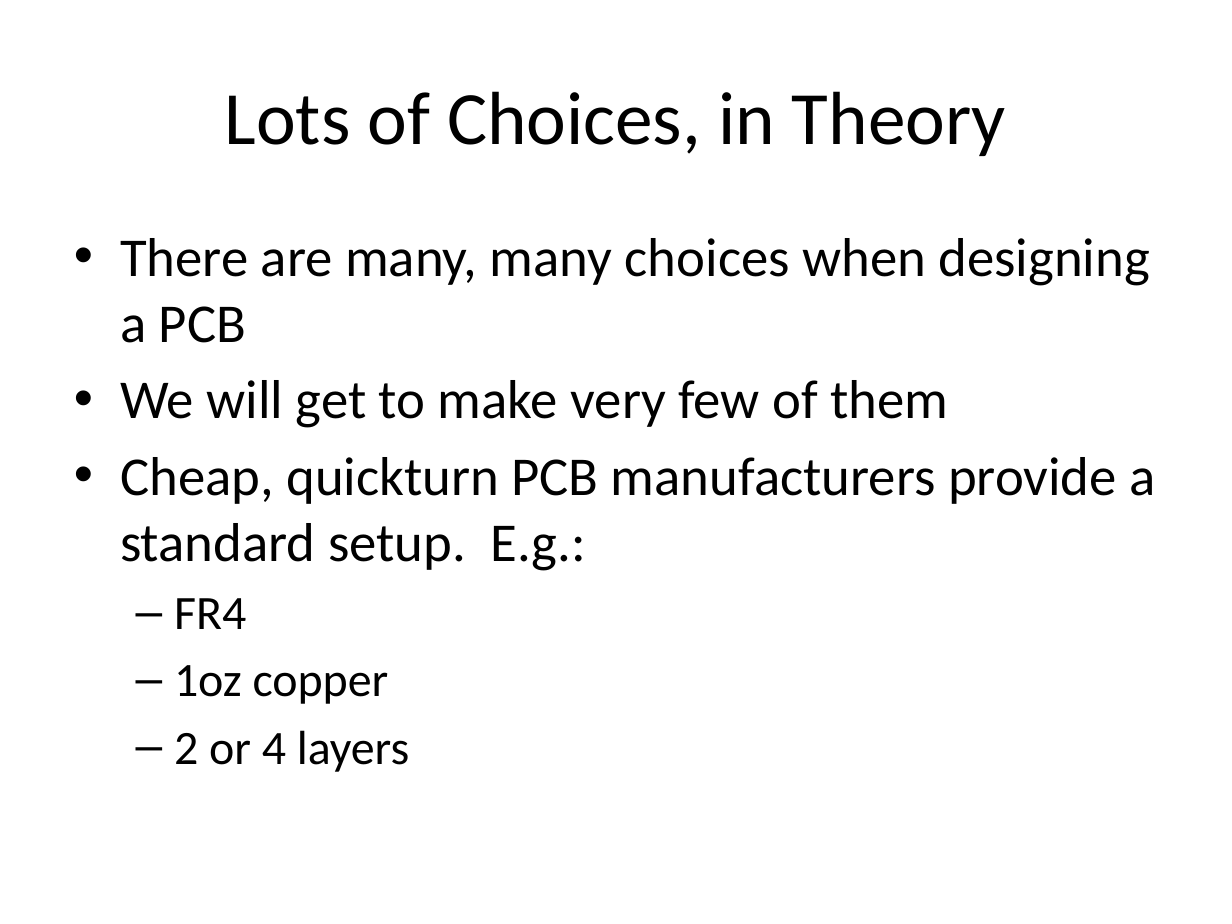
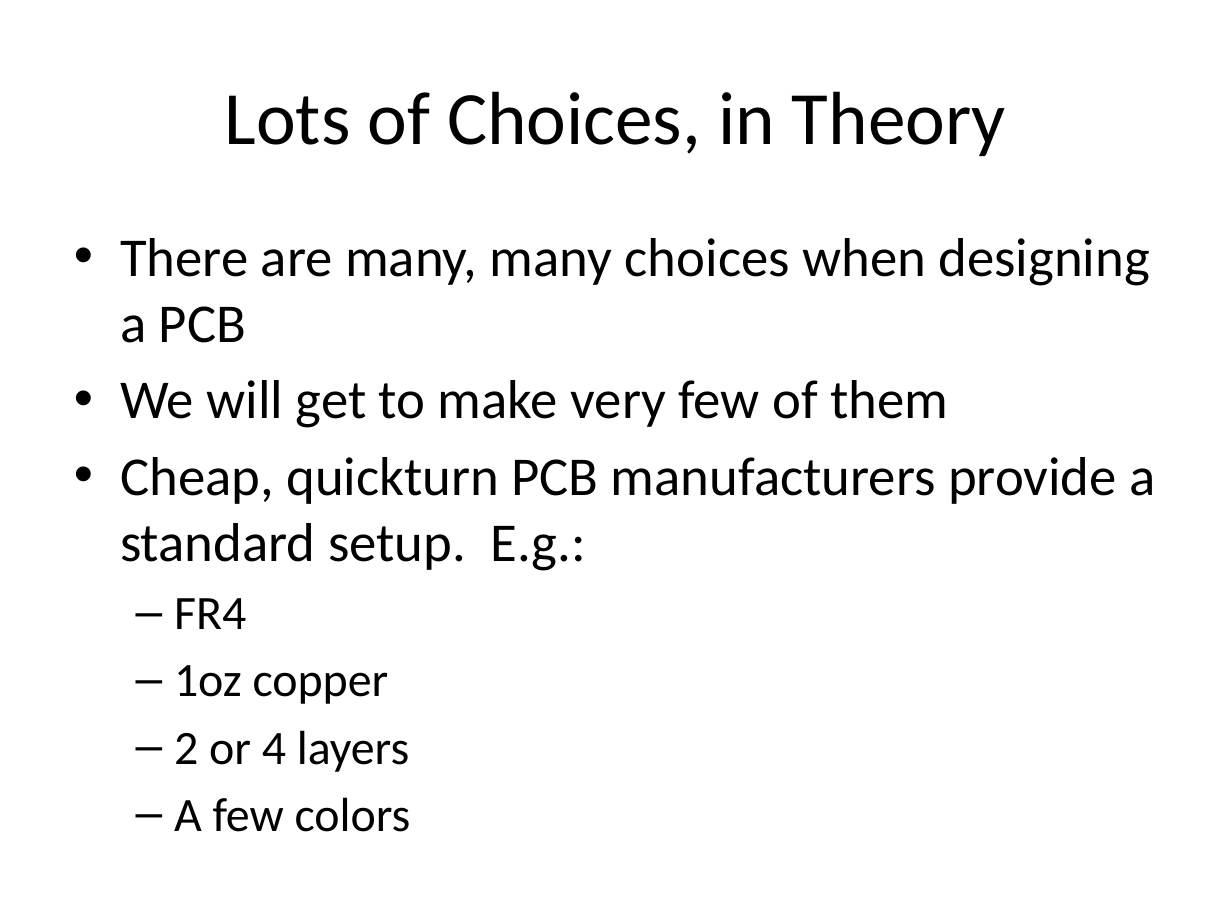
Before and after one commit to NVSL/QuadClass-Resources, a slide deck: slide 12 of Lecture Slides/Lab01-Eagle-Intro.pptx. Drawn at 1232x924 pixels with LibreOffice and Linux fonts; fonts in the diff are those of the drawing. Boxes give left, top, right and bottom in pixels: in the first picture for what was removed or moved away, otherwise in the second. Text is boxed around its words. In the diff, an @@ line names an element or a change of style, - is before the commit and + after.

```diff
--- a/Lecture Slides/Lab01-Eagle-Intro.pptx
+++ b/Lecture Slides/Lab01-Eagle-Intro.pptx
@@ text at (174, 797, 411, 832): paragraph added @@
+  – A few colors
```
Also in this commit, not shown: 15 other slides changed, 3 slides added, 6 other files.
